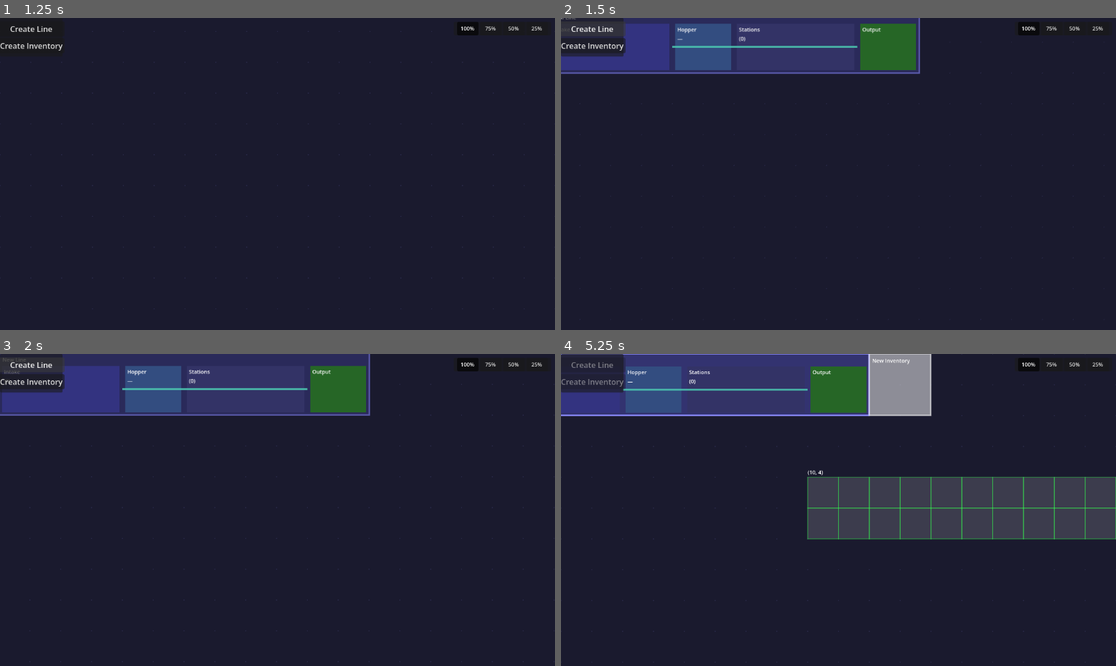
Above: before the commit, frames 1-4 (two rows, left to right).
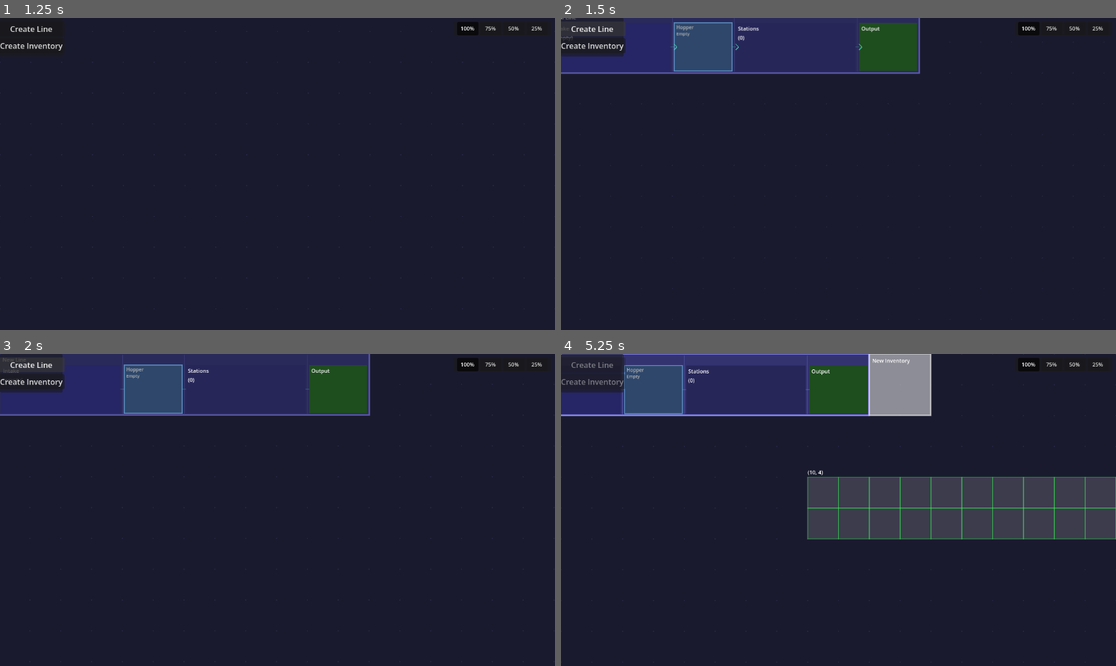
Above: after the commit, the same moments.

Repository: PeqNP/io.bithead.lean
Game: Godot game, scene res://scenes/FactoryFloor/FactoryFloor.tscn
Same seed, same stepped clock (60 frames per second), same inputs: the game is played once before the commit and once after it.
Inputs:
- Up to frame 1 (1.25 s): click "OK" at 0.5 s
- Up to frame 2 (1.5 s): click "Create Line" at 1.25 s
- Up to frame 3 (2 s): no input
- Up to frame 4 (5.25 s): click "Create Inventory" at 2 s; click "Move" at 2.75 s; click "Move" at 3.5 s; click "Focus" at 4.25 s; click "OK" at 5 s

Frame 1 is identical in both runs. In frame 2, 3.8% of the frame differs, in the area x 0-65%, y 0-18%; in frame 3, 4.3%, in the area x 0-67%, y 0-20%; in frame 4, 2.8%.

Commit message:
- Layer 4 completed

Diff:
--- /dev/null
+++ b/godot/scenes/entities/Hopper.gd
@@ -0,0 +1,76 @@
+## Copyright © 2026 Bithead LLC. All rights reserved.
+
+## Renders the Hopper card inside a Line.
+##
+## Layer 4: shows work unit name + ETA + Start button when hopperWorkUnit present.
+## configure(data, card_x, card_y, card_w, card_h) must be called after instancing.
+
+extends Node2D
+
+const LABEL_COLOR  := Color(1, 1, 1)
+const MUTED_COLOR  := Color(0.7, 0.7, 0.7)
+const FILL_COLOR   := Color(0.18, 0.28, 0.42)
+const BORDER_COLOR := Color(0.35, 0.55, 0.75)
+const BORDER_WIDTH := 2.0
+const FONT_SIZE    := 10
+const SMALL_FONT   := 9
+
+var _data: Dictionary = {}       # Line-level data (for hopperWorkUnit)
+var _card_w: float = 0.0
+var _card_h: float = 0.0
+
+@onready var _start_btn: Button = $StartButton
+
+
+func _ready() -> void:
+	_start_btn.pressed.connect(_on_start_pressed)
+	_start_btn.hide()
+
+
+func configure(data: Dictionary, card_x: float, card_y: float,
+		card_w: float, card_h: float) -> void:
+	_data = data
+	_card_w = card_w
+	_card_h = card_h
+	position = Vector2(card_x, card_y)
+
+	var wu = _data.get("hopperWorkUnit", null)
+	if wu != null:
+		_start_btn.show()
+		_start_btn.position = Vector2(4, card_h - 26)
+		_start_btn.size = Vector2(card_w - 8, 20)
+		_start_btn.add_theme_font_size_override("font_size", SMALL_FONT)
+	else:
+		_start_btn.hide()
+
+	queue_redraw()
+
+
+func _draw() -> void:
+	draw_rect(Rect2(0, 0, _card_w, _card_h), FILL_COLOR)
+	draw_rect(Rect2(0, 0, _card_w, _card_h), BORDER_COLOR, false, BORDER_WIDTH)
+
+	var wu = _data.get("hopperWorkUnit", null)
+	if wu != null:
+		var c_name: String = str(wu.get("name", ""))
+		draw_string(ThemeDB.fallback_font, Vector2(4, 13), c_name,
+			HORIZONTAL_ALIGNMENT_LEFT, _card_w - 8, FONT_SIZE, LABEL_COLOR)
+		var eta: String = str(wu.get("eta", ""))
+		if not eta.is_empty():
+			draw_string(ThemeDB.fallback_font, Vector2(4, 26), eta,
+				HORIZONTAL_ALIGNMENT_LEFT, _card_w - 8, SMALL_FONT, MUTED_COLOR)
+	else:
+		draw_string(ThemeDB.fallback_font, Vector2(4, 13), "Hopper",
+			HORIZONTAL_ALIGNMENT_LEFT, _card_w - 8, FONT_SIZE, MUTED_COLOR)
+		draw_string(ThemeDB.fallback_font, Vector2(4, 26), "Empty",
+			HORIZONTAL_ALIGNMENT_LEFT, _card_w - 8, SMALL_FONT, MUTED_COLOR)
+
+
+func _on_start_pressed() -> void:
+	var wu = _data.get("hopperWorkUnit", null)
+	if wu == null:
+		return
+	_start_btn.disabled = true
+	await BOSSBridge.post("/lean/start-work-unit", {"id": wu.get("id", 0)})
+	_start_btn.disabled = false
+	BOSSBridge.poll_snapshot()
--- /dev/null
+++ b/godot/scenes/entities/Hopper.tscn
@@ -0,0 +1,9 @@
+[gd_scene format=3 uid="uid://hopper"]
+
+[ext_resource type="Script" path="res://scenes/entities/Hopper.gd" id="1"]
+
+[node name="Hopper" type="Node2D"]
+script = ExtResource("1")
+
+[node name="StartButton" type="Button" parent="."]
+text = "Start"
--- /dev/null
+++ b/godot/scenes/entities/IntakeQueue.gd
@@ -0,0 +1,67 @@
+## Copyright © 2026 Bithead LLC. All rights reserved.
+
+## Renders a single IntakeQueue card inside a Line.
+##
+## Layer 4: name label, cycle time, mix ratio bar, color strip.
+## configure(data, card_x, card_y, card_w, card_h) must be called after instancing.
+
+extends Node2D
+
+const LABEL_COLOR   := Color(1, 1, 1)
+const FONT_SIZE     := 10
+const SMALL_FONT    := 9
+const BORDER_WIDTH  := 2.0
+const DEFAULT_FILL  := Color(0.18, 0.18, 0.45)
+const DEFAULT_BORDER := Color(0.40, 0.40, 0.80)
+
+var _data: Dictionary = {}
+var _card_w: float = 0.0
+var _card_h: float = 0.0
+
+
+## Place and populate this card.
+## card_x/y are in Line-local pixel coordinates.
+func configure(data: Dictionary, card_x: float, card_y: float,
+		card_w: float, card_h: float) -> void:
+	_data = data
+	_card_w = card_w
+	_card_h = card_h
+	position = Vector2(card_x, card_y)
+	queue_redraw()
+
+
+func _draw() -> void:
+	var color_data = _data.get("color", null)
+	var fill   := _parse_color(color_data, "fill",   DEFAULT_FILL)
+	var border := _parse_color(color_data, "border", DEFAULT_BORDER)
+
+	draw_rect(Rect2(0, 0, _card_w, _card_h), fill)
+	draw_rect(Rect2(0, 0, _card_w, _card_h), border, false, BORDER_WIDTH)
+
+	# Name
+	var c_name: String = str(_data.get("name", ""))
+	draw_string(ThemeDB.fallback_font, Vector2(4, 13), c_name,
+		HORIZONTAL_ALIGNMENT_LEFT, _card_w - 8, FONT_SIZE, LABEL_COLOR)
+
+	# Cycle time
+	var cycle: int = _data.get("cycleTime", 0)
+	draw_string(ThemeDB.fallback_font, Vector2(4, 26), "Cycle: %d" % cycle,
+		HORIZONTAL_ALIGNMENT_LEFT, _card_w - 8, SMALL_FONT, LABEL_COLOR)
+
+	# Mix ratio bar at bottom
+	var ratio: int = _data.get("mixRatio", 0)
+	if ratio > 0:
+		var bar_w := (_card_w - 8) * ratio / 100.0
+		draw_rect(Rect2(4, _card_h - 6, bar_w, 4), border.lightened(0.3))
+
+
+func _parse_color(color_data, key: String, fallback: Color) -> Color:
+	if color_data == null:
+		return fallback
+	var hex: String = str(color_data.get(key, ""))
+	if hex.is_empty():
+		return fallback
+	# Strip leading # if present.
+	if hex.begins_with("#"):
+		hex = hex.substr(1)
+	return Color.from_string(hex, fallback)
--- /dev/null
+++ b/godot/scenes/entities/IntakeQueue.tscn
@@ -0,0 +1,6 @@
+[gd_scene load_steps=2 format=3 uid="uid://intake_queue"]
+
+[ext_resource type="Script" path="res://scenes/entities/IntakeQueue.gd" id="1"]
+
+[node name="IntakeQueue" type="Node2D"]
+script = ExtResource("1")
--- a/godot/scenes/entities/Line.gd
+++ b/godot/scenes/entities/Line.gd
@@ -4,6 +4,7 @@
 ##
 ## Layer 1: static rendering.
 ## Layer 3: hover controls (Move, Focus, Lock), focus shader.
+## Layer 4: IntakeQueue cards, Hopper card, animated chevron conveyors.
 
 extends Node2D
 
@@ -23,7 +24,10 @@
 const HOPPER_W  :=  2 * TILE_SIZE
 const STATION_W :=  4 * TILE_SIZE
 const OUTPUT_W  :=  2 * TILE_SIZE
-const SECTION_PAD := 6
+const SECTION_PAD := 4
+
+const INTAKE_QUEUE_SCENE := preload("res://scenes/entities/IntakeQueue.tscn")
+const HOPPER_SCENE       := preload("res://scenes/entities/Hopper.tscn")
 
 ## Emitted to FactoryFloor to initiate a drag-move flow.
 signal move_requested(entity: Node2D, tile_w: int, tile_h: int)
@@ -99,6 +103,11 @@
 	draw_rect(Rect2(0, 0, LINE_W, LINE_H), fill)
 	draw_rect(Rect2(0, 0, LINE_W, LINE_H), border, false, BORDER_WIDTH)
 
+	# Section dividers
+	for x in [INTAKE_W, INTAKE_W + HOPPER_W, INTAKE_W + HOPPER_W + STATION_W]:
+		draw_line(Vector2(x, BORDER_WIDTH), Vector2(x, LINE_H - BORDER_WIDTH),
+			border * Color(1, 1, 1, 0.4), 1.0)
+
 
 # ---------------------------------------------------------------------------
 # Hover controls
@@ -163,40 +172,66 @@
 
 
 # ---------------------------------------------------------------------------
-# Sections
+# Sections — Layer 4: intake queue cards + hopper card
 # ---------------------------------------------------------------------------
 
 func _rebuild_sections() -> void:
 	for child in _sections.get_children():
 		child.queue_free()
 
-	var x := SECTION_PAD
-	var top := 20 + SECTION_PAD
-	var h   := LINE_H - top - SECTION_PAD
-
+	var top  := 20 + SECTION_PAD
+	var h    := LINE_H - top - SECTION_PAD
+
+	_rebuild_intake_queues(top, h)
+	_rebuild_hopper(top, h)
+	_rebuild_station_placeholder(top, h)
+	_rebuild_output_placeholder(top, h)
+
+
+func _rebuild_intake_queues(top: float, h: float) -> void:
 	var intake_queues: Array = _data.get("intakeQueues", [])
-	_add_section(_sections, x, top, INTAKE_W - SECTION_PAD * 2, h,
-		Color(0.2, 0.2, 0.5), "Intake\n(%d)" % intake_queues.size())
-	x += INTAKE_W
-
-	var hopper_wu = _data.get("hopperWorkUnit", null)
-	var hopper_label := "Hopper\n%s" % (str(hopper_wu.get("name", "")) if hopper_wu else "—")
-	_add_section(_sections, x, top, HOPPER_W - SECTION_PAD * 2, h,
-		Color(0.2, 0.3, 0.5), hopper_label)
-	x += HOPPER_W
-
+
+	if intake_queues.is_empty():
+		# Empty placeholder with section label.
+		_add_placeholder(_sections, SECTION_PAD, top, INTAKE_W - SECTION_PAD * 2, h,
+			Color(0.15, 0.15, 0.40), "Intake\n(empty)")
+		return
+
+	# Divide the intake zone evenly among queues.
+	var zone_w := INTAKE_W - SECTION_PAD * 2
+	var card_w := zone_w / float(intake_queues.size())
+	for i in intake_queues.size():
+		var card_x := SECTION_PAD + i * card_w
+		var iq := INTAKE_QUEUE_SCENE.instantiate()
+		_sections.add_child(iq)
+		iq.configure(intake_queues[i], card_x, top, card_w - SECTION_PAD, h)
+
+
+func _rebuild_hopper(top: float, h: float) -> void:
+	var hopper := HOPPER_SCENE.instantiate()
+	_sections.add_child(hopper)
+	var card_x := INTAKE_W + SECTION_PAD
+	var card_w := HOPPER_W - SECTION_PAD * 2
+	hopper.configure(_data, card_x, top, card_w, h)
+
+
+func _rebuild_station_placeholder(top: float, h: float) -> void:
 	var stations: Array = _data.get("stations", [])
-	_add_section(_sections, x, top, STATION_W - SECTION_PAD * 2, h,
-		Color(0.2, 0.2, 0.4), "Stations\n(%d)" % stations.size())
-	x += STATION_W
-
+	var x := INTAKE_W + HOPPER_W + SECTION_PAD
+	_add_placeholder(_sections, x, top, STATION_W - SECTION_PAD * 2, h,
+		Color(0.15, 0.15, 0.35), "Stations\n(%d)" % stations.size())
+
+
+func _rebuild_output_placeholder(top: float, h: float) -> void:
 	var has_output: bool = _data.get("hasOutput", true)
-	if has_output:
-		_add_section(_sections, x, top, OUTPUT_W - SECTION_PAD * 2, h,
-			Color(0.15, 0.4, 0.15), "Output")
-
-
-func _add_section(parent: Node2D, x: int, y: int, w: int, h: int,
+	if not has_output:
+		return
+	var x := INTAKE_W + HOPPER_W + STATION_W + SECTION_PAD
+	_add_placeholder(_sections, x, top, OUTPUT_W - SECTION_PAD * 2, h,
+		Color(0.12, 0.30, 0.12), "Output")
+
+
+func _add_placeholder(parent: Node2D, x: float, y: float, w: float, h: float,
 		color: Color, c_text: String) -> void:
 	var r := ColorRect.new()
 	r.position = Vector2(x, y)
@@ -215,21 +250,35 @@
 
 
 # ---------------------------------------------------------------------------
-# Conveyors (static stub — animated in Layer 4)
+# Conveyors — Layer 4: animated chevron belts
 # ---------------------------------------------------------------------------
 
 func _rebuild_conveyors() -> void:
 	for child in _conveyors.get_children():
 		child.queue_free()
 
-	var top := 20 + SECTION_PAD
+	var top   := 20 + SECTION_PAD
 	var mid_y := top + (LINE_H - 20 - SECTION_PAD * 2) / 2.0
 
-	var points := [
-		Vector2(INTAKE_W,                          mid_y),
-		Vector2(INTAKE_W + HOPPER_W,               mid_y),
-		Vector2(INTAKE_W + HOPPER_W + STATION_W,   mid_y),
-	]
-
-	for i in range(points.size() - 1):
-		Conveyor.draw_static(points[i], points[i + 1], _conveyors)
+	# Intake → Hopper
+	Conveyor.draw_animated(
+		Vector2(INTAKE_W - SECTION_PAD, mid_y),
+		Vector2(INTAKE_W + SECTION_PAD, mid_y),
+		_conveyors
+	)
+
+	# Hopper → Stations
+	Conveyor.draw_animated(
+		Vector2(INTAKE_W + HOPPER_W - SECTION_PAD, mid_y),
+		Vector2(INTAKE_W + HOPPER_W + SECTION_PAD, mid_y),
+		_conveyors
+	)
+
+	# Stations → Output
+	var has_output: bool = _data.get("hasOutput", true)
+	if has_output:
+		Conveyor.draw_animated(
+			Vector2(INTAKE_W + HOPPER_W + STATION_W - SECTION_PAD, mid_y),
+			Vector2(INTAKE_W + HOPPER_W + STATION_W + SECTION_PAD, mid_y),
+			_conveyors
+		)
--- a/godot/scripts/Conveyor.gd
+++ b/godot/scripts/Conveyor.gd
@@ -1,13 +1,13 @@
 ## Copyright © 2026 Bithead LLC. All rights reserved.
 
-## Draws conveyor belts between two world-space points.
+## Draws conveyor belts between two local-space points.
 ##
-## Layer 1: static line stub.
-## Layer 4: replaced with animated chevron belts.
+## Layer 1: draw_static — plain Line2D stub.
+## Layer 4: draw_animated — returns a ChevronBelt Node2D that animates.
 ##
 ## Usage:
 ##   Conveyor.draw_static(from, to, parent_node)
-##   Conveyor.draw_animated(from, to, parent_node)   # Layer 4+
+##   Conveyor.draw_animated(from, to, parent_node, color)  # returns ChevronBelt
 
 class_name Conveyor
 
@@ -15,8 +15,7 @@
 const BELT_WIDTH   := 4.0
 
 
-## Draw a plain static belt line from `from` to `to` as a child of `parent`.
-## Returns the Line2D node so the caller can free it when rebuilding.
+## Draw a plain static belt line. Returns the Line2D.
 static func draw_static(from: Vector2, to: Vector2, parent: Node2D) -> Line2D:
 	var line := Line2D.new()
 	line.add_point(from)
@@ -25,3 +24,62 @@
 	line.default_color = BELT_COLOR
 	parent.add_child(line)
 	return line
+
+
+## Draw an animated chevron belt from `from` to `to` as a child of `parent`.
+## Returns the ChevronBelt node.
+static func draw_animated(from: Vector2, to: Vector2, parent: Node2D,
+		color: Color = BELT_COLOR) -> Node2D:
+	var belt := ChevronBelt.new()
+	belt.setup(from, to, color)
+	parent.add_child(belt)
+	return belt
+
+
+# ---------------------------------------------------------------------------
+# ChevronBelt — inner class, instantiated by draw_animated
+# ---------------------------------------------------------------------------
+
+class ChevronBelt extends Node2D:
+	const ANIM_SPEED    := 40.0   # px/s — how fast chevrons scroll
+	const CHEVRON_STEP  := 18.0   # px between chevron origins
+	const CHEVRON_SIZE  :=  6.0   # half-height of the > shape
+	const LINE_W        :=  2.0
+
+	var _from: Vector2 = Vector2.ZERO
+	var _to:   Vector2 = Vector2.ZERO
+	var _color: Color  = Color(0.3, 0.8, 0.7, 0.8)
+	var _offset: float = 0.0
+	var _length: float = 0.0
+	var _angle: float  = 0.0
+
+
+	func setup(from: Vector2, to: Vector2, color: Color) -> void:
+		_from   = from
+		_to     = to
+		_color  = color
+		_length = from.distance_to(to)
+		_angle  = from.angle_to_point(to)
+
+
+	func _process(delta: float) -> void:
+		_offset = fmod(_offset + ANIM_SPEED * delta, CHEVRON_STEP)
+		queue_redraw()
+
+
+	func _draw() -> void:
+		# Track line
+		draw_line(_from, _to, _color * Color(1, 1, 1, 0.3), LINE_W)
+
+		# Chevrons along the path
+		var dir    := (_to - _from).normalized()
+		var perp   := Vector2(-dir.y, dir.x)
+		var t      := _offset
+		while t < _length:
+			var origin := _from + dir * t
+			var tip    := origin + dir * CHEVRON_SIZE
+			var top    := origin - perp * CHEVRON_SIZE
+			var bot    := origin + perp * CHEVRON_SIZE
+			draw_line(top, tip, _color, LINE_W)
+			draw_line(tip, bot, _color, LINE_W)
+			t += CHEVRON_STEP
Not shown, added: godot/scenes/entities/Hopper.gd.uid
Not shown, added: godot/scenes/entities/IntakeQueue.gd.uid
